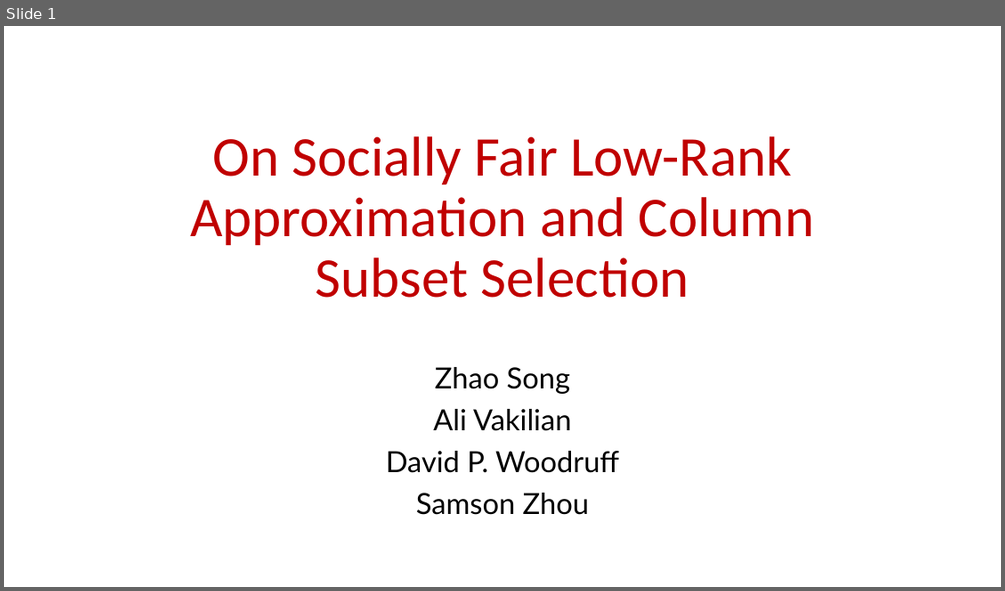
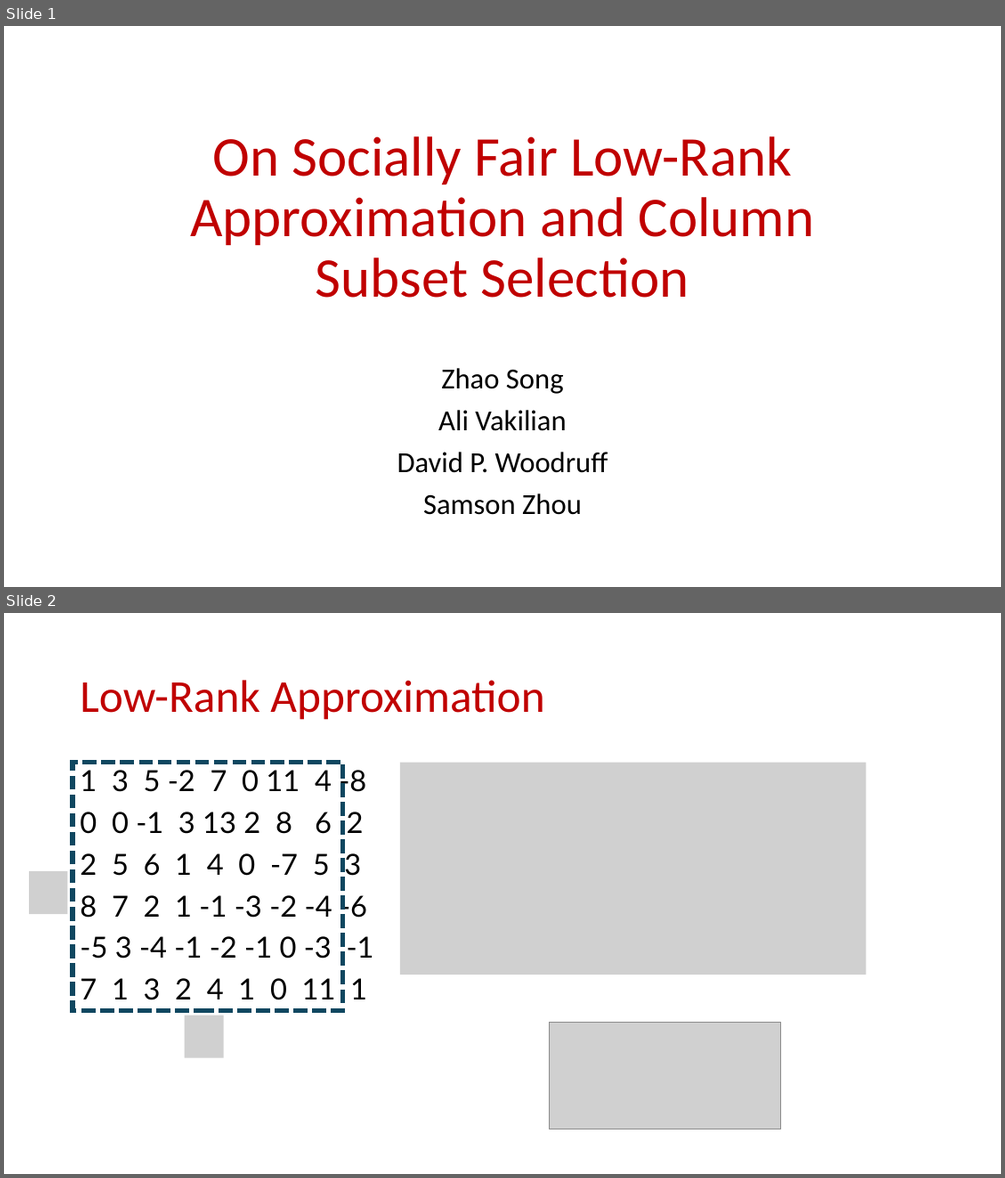
Before and after one commit to samsonzhou/samsonzhou.github.io, a slide deck: other-talks/On Socially Fair Low-Rank Approximation and Column Subset.pptx. Shown one above the other, each under a label of ours: slide 1 before the commit, slides 1 and 2 after it. The pictures are 1005x591 and 1005x1178 pixels, drawn with LibreOffice and Linux fonts; fonts in the diff are those of the drawing; grey boxes stand for pictures. Boxes give left, top, right and bottom in pixels: in the first picture for what was removed or moved away, otherwise in the second. Text is boxed around its words. In the diff, an @@ line names an element or a change of style, - is before the commit and + after.

```diff
--- a/other-talks/On Socially Fair Low-Rank Approximation and Column Subset.pptx
+++ b/other-talks/On Socially Fair Low-Rank Approximation and Column Subset.pptx
@@ slide 2 added at (4, 613, 1001, 1174), background #FFFFFF @@
@@ title added at (80, 680, 544, 720), 44 pt, text #C00000 @@
+Low-Rank Approximation
@@ rectangle added at (73, 763, 343, 1011), outline #104760 4.5 pt dashed @@
@@ text added at (80, 765, 374, 1000), 28 pt, text #000000 @@
+1 3 5 -2 7 0 11 4 -8
+0 0 -1 3 13 2 8 6 2
+2 5 6 1 4 0 -7 5 3
+8 7 2 1 -1 -3 -2 -4 -6
+-5 3 -4 -1 -2 -1 0 -3 -1
+7 1 3 2 4 1 0 11 1
@@ picture added at (400, 763, 866, 975) @@
@@ picture added at (29, 871, 67, 914) @@
@@ picture added at (184, 1015, 223, 1058) @@
@@ picture added at (550, 1022, 781, 1129) @@
@@ slide 1 changed as well @@
@@ subtitle "Zhao Song" at (397, 368, 608, 515): font Lato to Calibri @@
```
Also in this commit, not shown: 7 other slides added, 1 slide removed.
